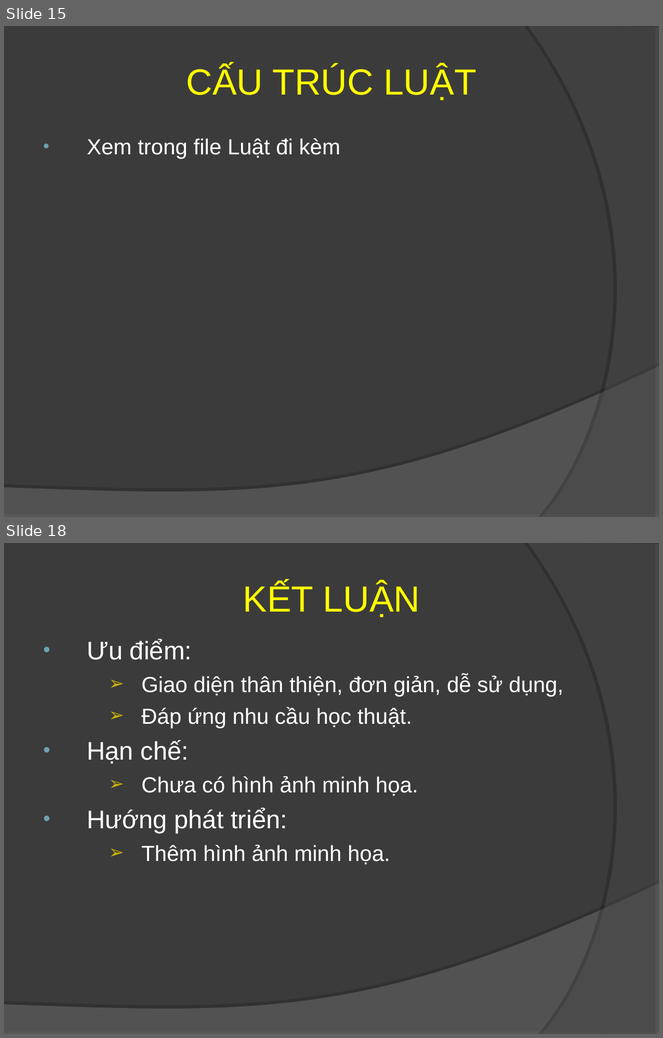
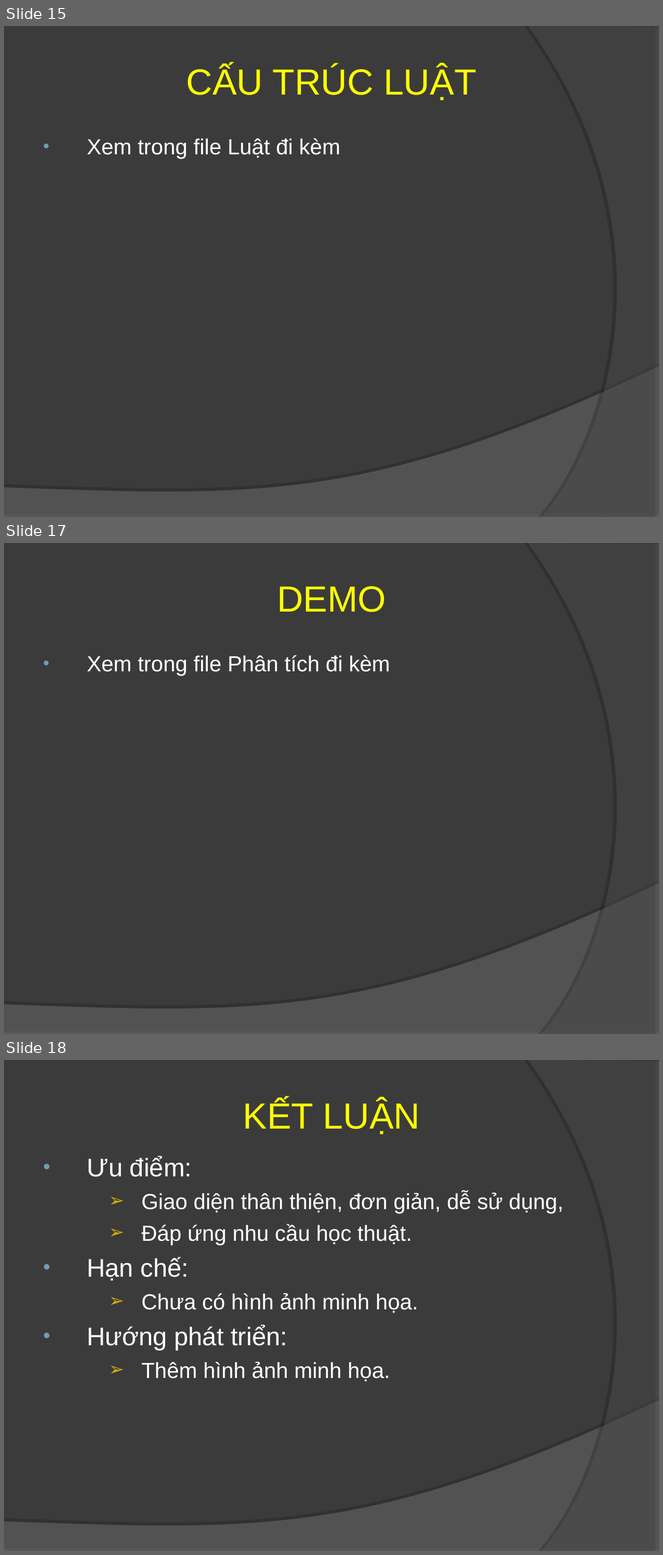
Before and after one commit to trungvdhp/duongtinhduyen, a slide deck: BaoCao/HCG_Duong_Tinh_Duyen_Report.ppt. Shown one above the other, each under a label of ours: slides 15 and 18 before the commit, slides 15, 17 and 18 after it; the slides between them are not shown. The pictures are 663x1038 and 663x1555 pixels, drawn with LibreOffice and Linux fonts; fonts in the diff are those of the drawing. Boxes give left, top, right and bottom in pixels: in the first picture for what was removed or moved away, otherwise in the second. Text is boxed around its words. In the diff, an @@ line names an element or a change of style, - is before the commit and + after.

```diff
--- a/BaoCao/HCG_Duong_Tinh_Duyen_Report.ppt
+++ b/BaoCao/HCG_Duong_Tinh_Duyen_Report.ppt
@@ slide 17 added at (4,543,659,1034), background #3B3B3B; not listed: 2 template elements that a slide beside it also shows @@
@@ title added at (277,586,386,612), 40 pt, text #FFFF00 @@
+DEMO
@@ text added at (87,655,390,676), 24 pt, text #FFFFFF @@
+• Xem trong file Phân tích đi kèm
```
Also in this commit, not shown: 1 slide changed, 1 slide removed, 12 other files.
